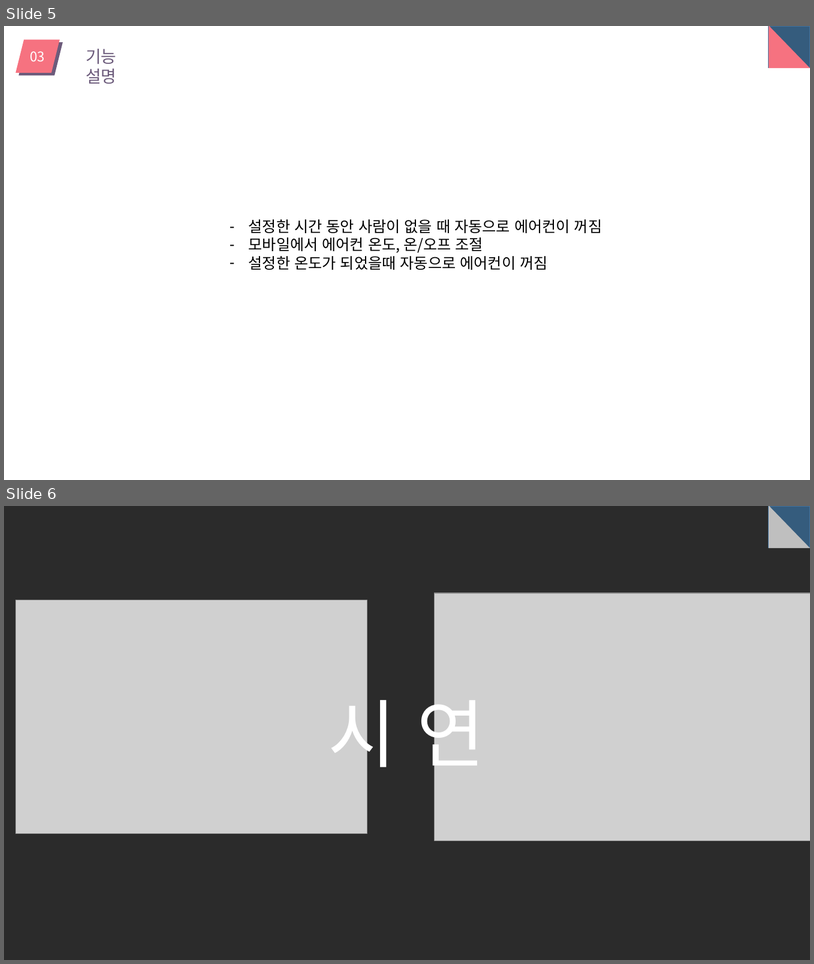
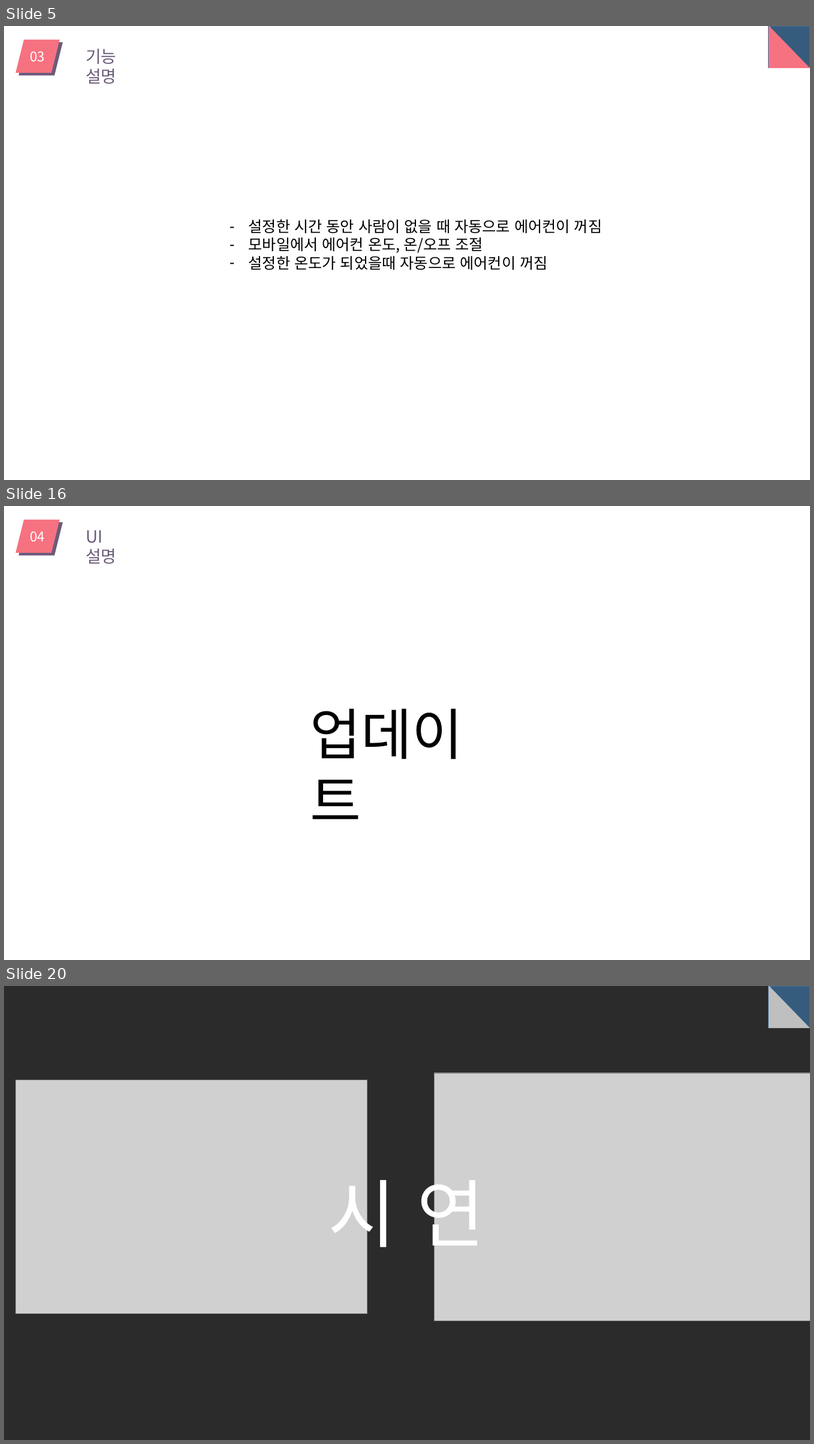
Before and after one commit to dgsw-2019-hackathon/J_B_H_AirConditioner, a slide deck: pptFile/ppt.pptx. Shown one above the other, each under a label of ours: slides 5 and 6 before the commit, slides 5, 16 and 20 after it; the slides between them are not shown. The pictures are 814x964 and 814x1444 pixels, drawn with LibreOffice and Linux fonts; fonts in the diff are those of the drawing; grey boxes stand for pictures; background and template pictures are left out; a plain dark background stands for a picture behind light text. Boxes give left, top, right and bottom in pixels: in the first picture for what was removed or moved away, otherwise in the second. Text is boxed around its words. In the diff, an @@ line names an element or a change of style, - is before the commit and + after.

```diff
--- a/pptFile/ppt.pptx
+++ b/pptFile/ppt.pptx
@@ slide 16 added at [4,506,810,960], background #FFFFFF @@
@@ group added at [15,520,117,564]: 2 parallelograms, 2 texts @@
+UI 설명
+04
@@ text added at [310,708,463,819], 66 pt, text #000000 @@
+업데이트
@@ what was slide 6 is now slide 20 @@
```
Also in this commit, not shown: 2 slides changed, 13 other slides added, 1 other file.
